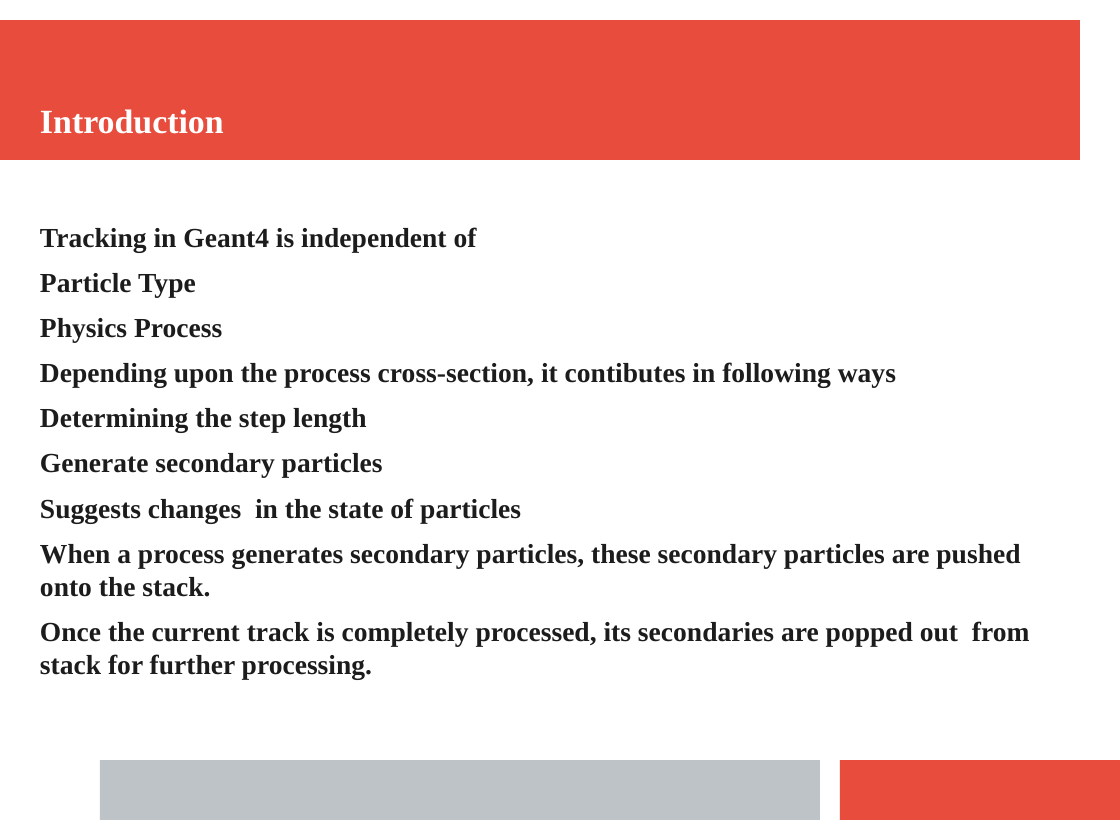
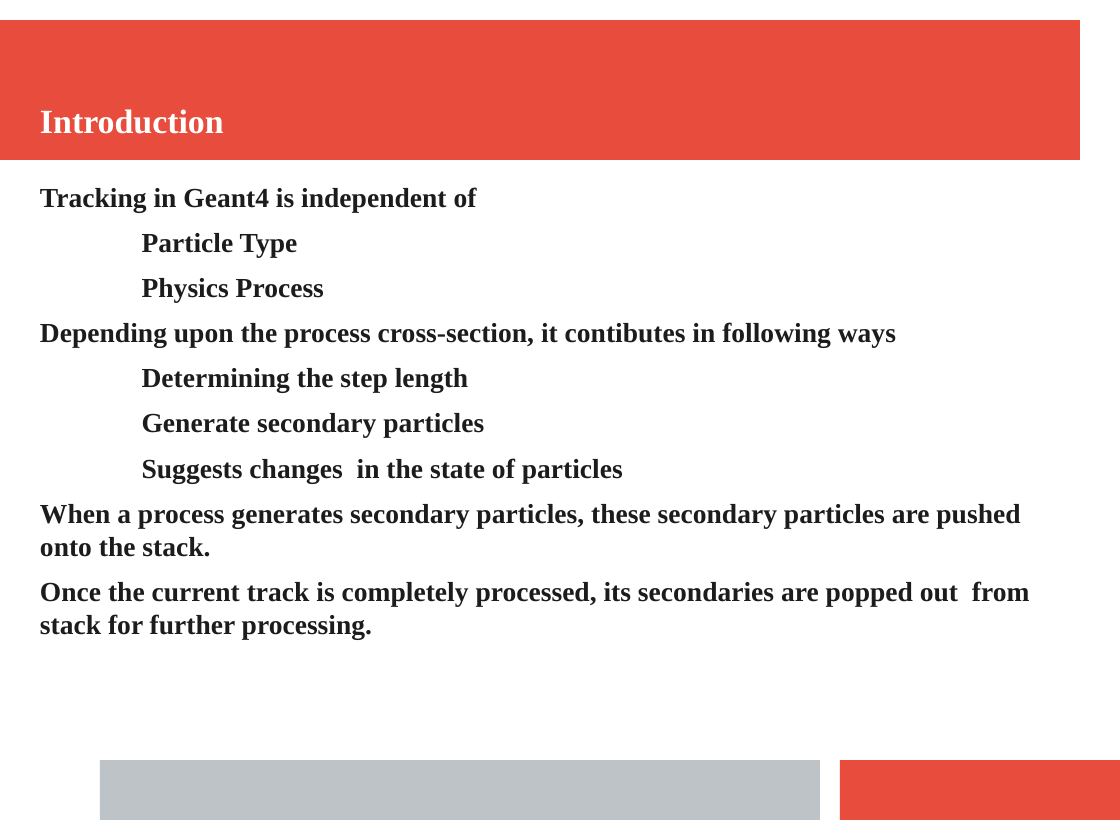
Before and after one commit to rsehgal/G4Simulations, a slide deck: slide 2 of Presentations/Tracking.pptx. Drawn at 1120x840 pixels with LibreOffice and Linux fonts; fonts in the diff are those of the drawing. Boxes give left, top, right and bottom in pixels: in the first picture for what was removed or moved away, otherwise in the second. Text is boxed around its words. In the diff, an @@ line names an element or a change of style, - is before the commit and + after.

```diff
--- a/Presentations/Tracking.pptx
+++ b/Presentations/Tracking.pptx
@@ text "Tracking in Geant4 is independent ...": place and size @@
-text "Tracking in Geant4 is independent ..." at (40, 227, 1030, 679)
+text "Tracking in Geant4 is independent ..." at (40, 187, 1030, 639)
```
Also in this commit, not shown: 2 other slides changed, 1 other file.
